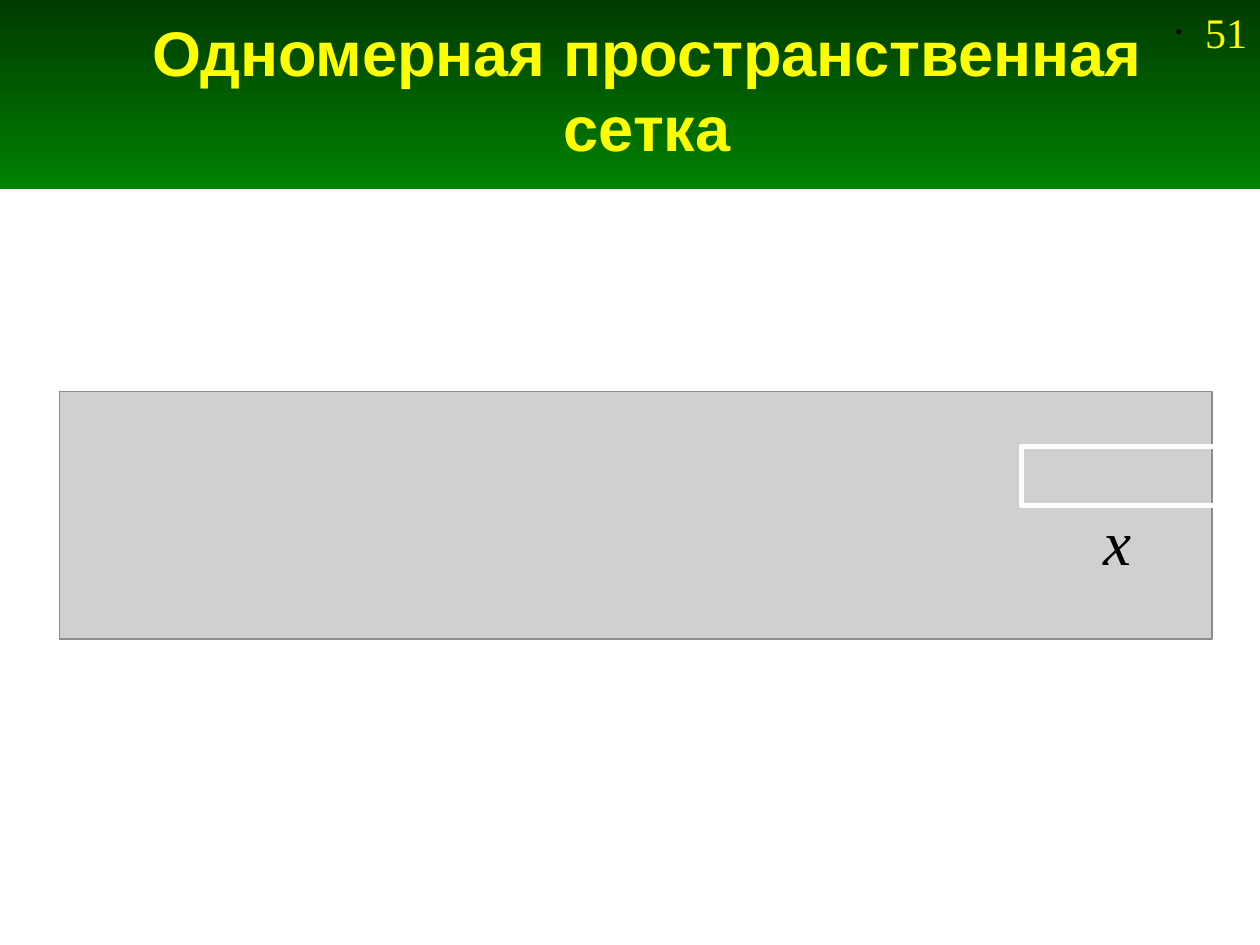
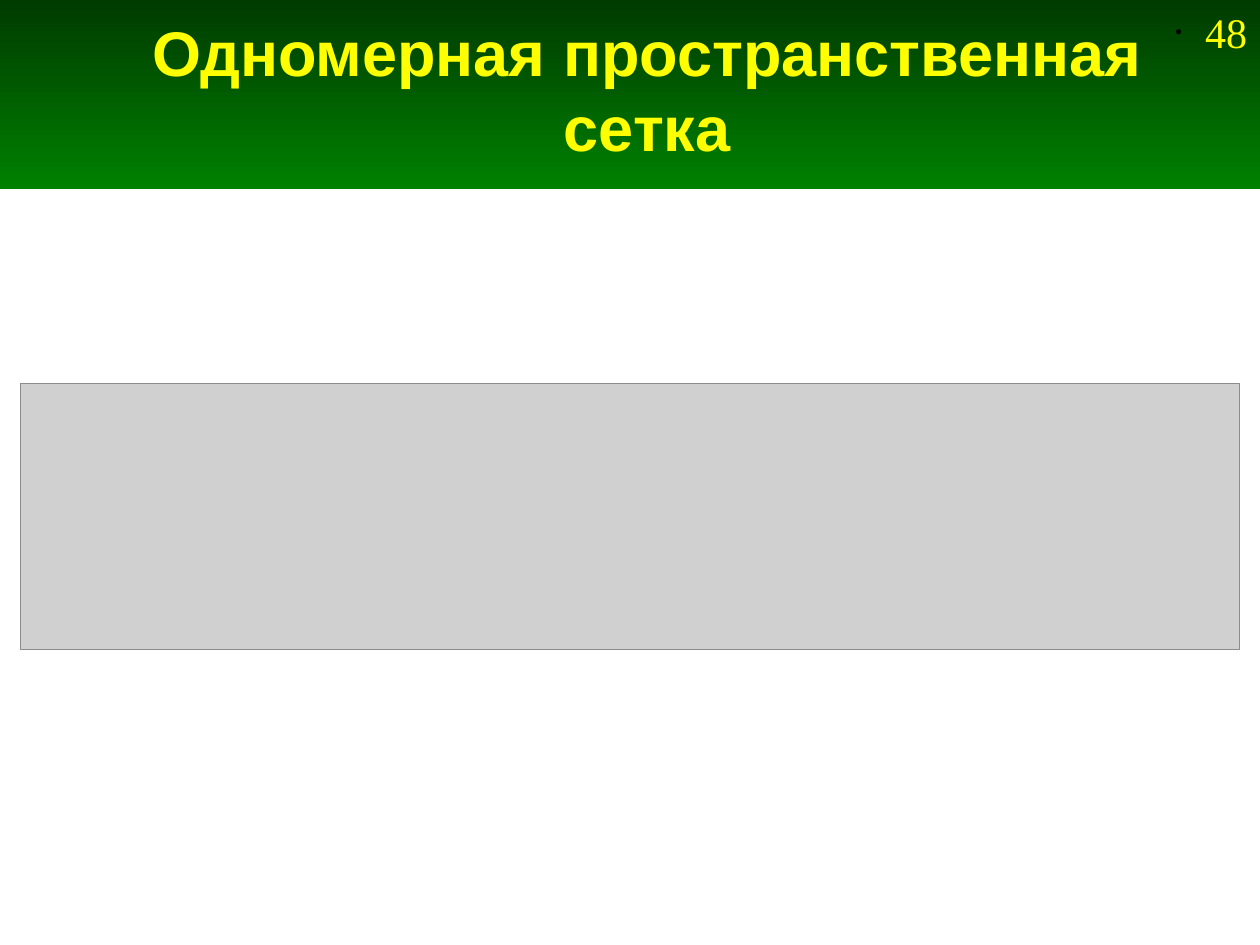
Before and after one commit to andris0147sv/modelling, a slide deck: slide 48 of presentations/2. FDTD.odp (slide 51 before the commit). Drawn at 1260x945 pixels with LibreOffice and Linux fonts; fonts in the diff are those of the drawing; grey boxes stand for pictures. Boxes give left, top, right and bottom in pixels: in the first picture for what was removed or moved away, otherwise in the second. Text is boxed around its words. In the diff, an @@ line names an element or a change of style, - is before the commit and + after.

```diff
--- a/presentations/2. FDTD.odp
+++ b/presentations/2. FDTD.odp
@@ page number at (1205, 20, 1247, 49): text changed @@
-• 51
+• 48
@@ picture: place and size @@
-picture at (59, 392, 1212, 639)
+picture at (20, 384, 1240, 650)
@@ rectangle removed at (1022, 446, 1240, 505) @@
@@ text removed at (1104, 536, 1132, 565) @@
-x
```
Also in this commit, not shown: 3 other slides changed, 1 slide added, 3 slides removed, 1 other file.
